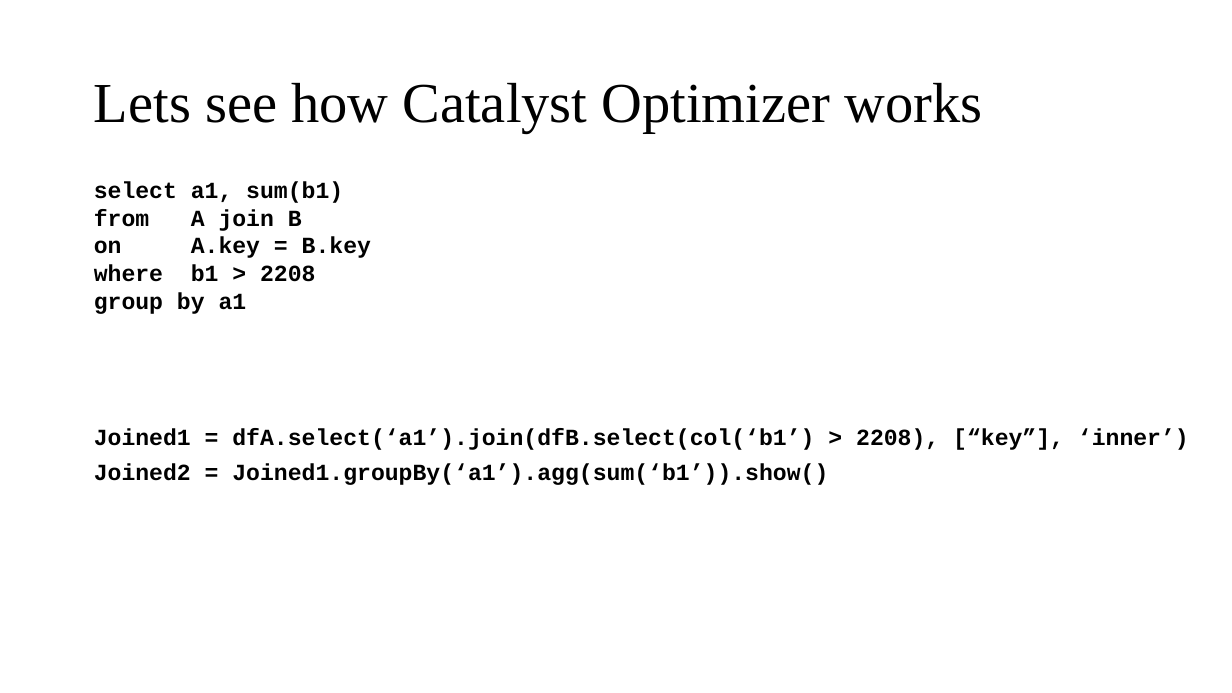
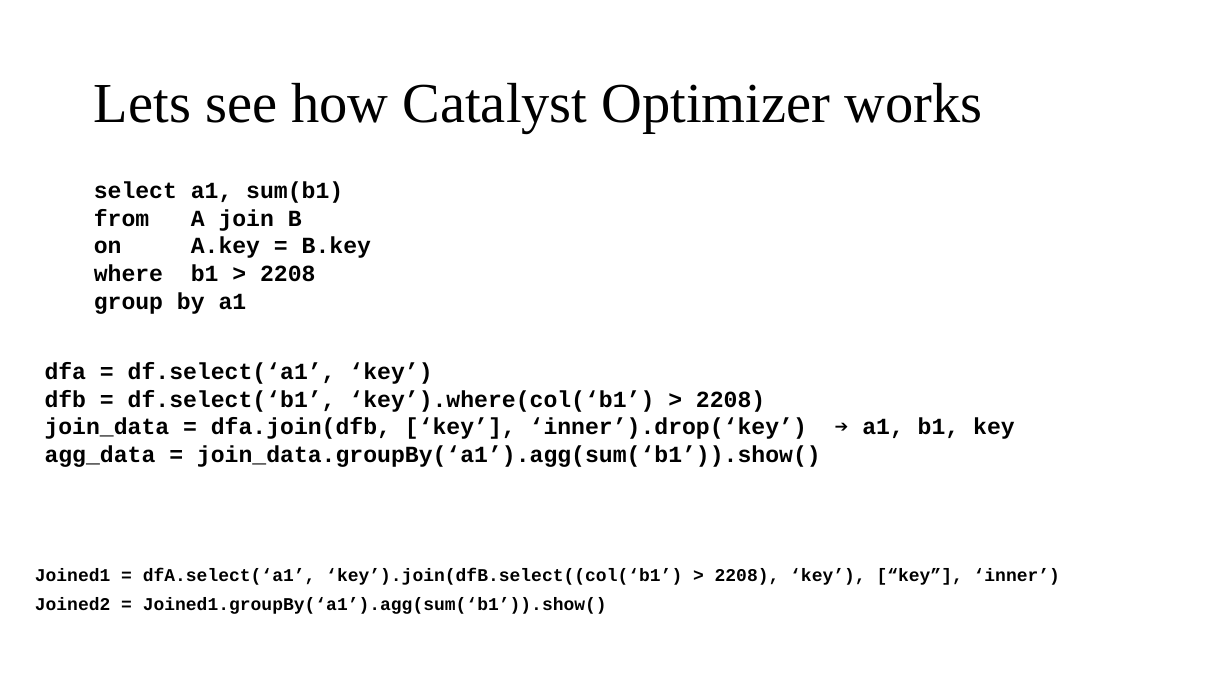
Before and after one commit to deep-cloud2208/PySparkCodes, a slide deck: slide 9 of Partitioning & SparkContext.pptx. Drawn at 1232x693 pixels with LibreOffice and Linux fonts; fonts in the diff are those of the drawing. Boxes give left, top, right and bottom in pixels: in the first picture for what was removed or moved away, otherwise in the second. Text is boxed around its words. In the diff, an @@ line names an element or a change of style, - is before the commit and + after.

```diff
--- a/Partitioning & SparkContext.pptx
+++ b/Partitioning & SparkContext.pptx
@@ text added at bbox=[45, 362, 1015, 467], 18 pt, text #000000, bold @@
+dfa = df.select(‘a1’, ‘key’)
+dfb = df.select(‘b1’, ‘key’).where(col(‘b1’) > 2208)
+join_data = dfa.join(dfb, [‘key’], ‘inner’).drop(‘key’) ➔ a1, b1, key
+agg_data = join_data.groupBy(‘a1’).agg(sum(‘b1’)).show()
@@ text "Joined1 = dfA.select(‘a1’, ‘key’).join(dfB.select((col(‘b1’) ...": place and size @@
-text "Joined1 = dfA.select(‘a1’, ‘key’).join(dfB.select((col(‘b1’) ..." at bbox=[94, 428, 1189, 485]
+text "Joined1 = dfA.select(‘a1’, ‘key’).join(dfB.select((col(‘b1’) ..." at bbox=[35, 568, 1060, 614]
@@ text at bbox=[35, 568, 1060, 585]: text changed; size 18 to 14 pt @@
-Joined1 = dfA.select(‘a1’).join(dfB.select(col(‘b1’) > 2208), [“key”], ‘inner’)
+Joined1 = dfA.select(‘a1’, ‘key’).join(dfB.select((col(‘b1’) > 2208), ‘key’), [“key”], ‘inner’)
@@ text at bbox=[35, 597, 607, 614]: size 18 to 14 pt in "Joined2 = Joined1.groupBy(‘a1’).agg(sum(‘b1’)).show()" @@
```
Also in this commit, not shown: 6 other slides changed, 2 other files.
